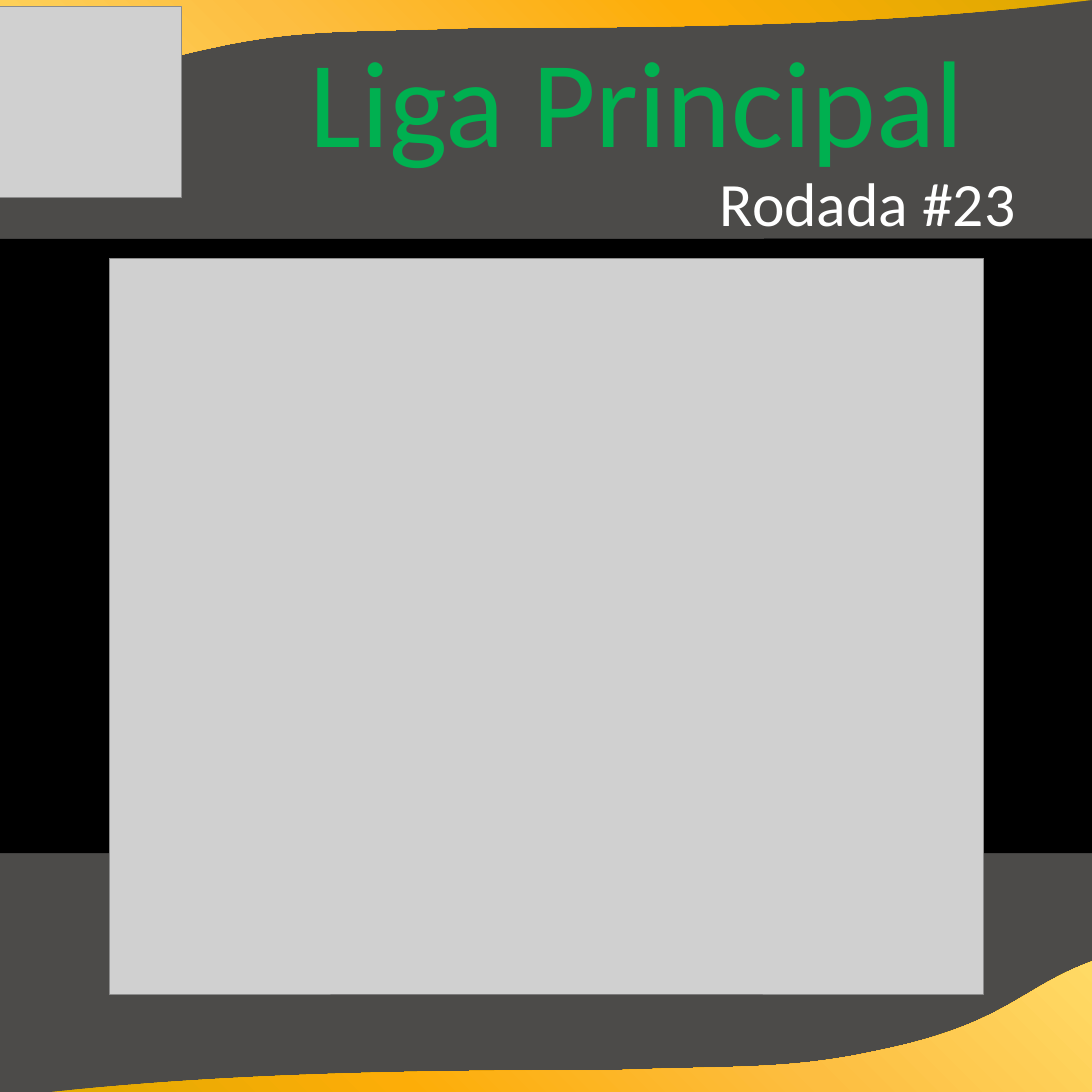
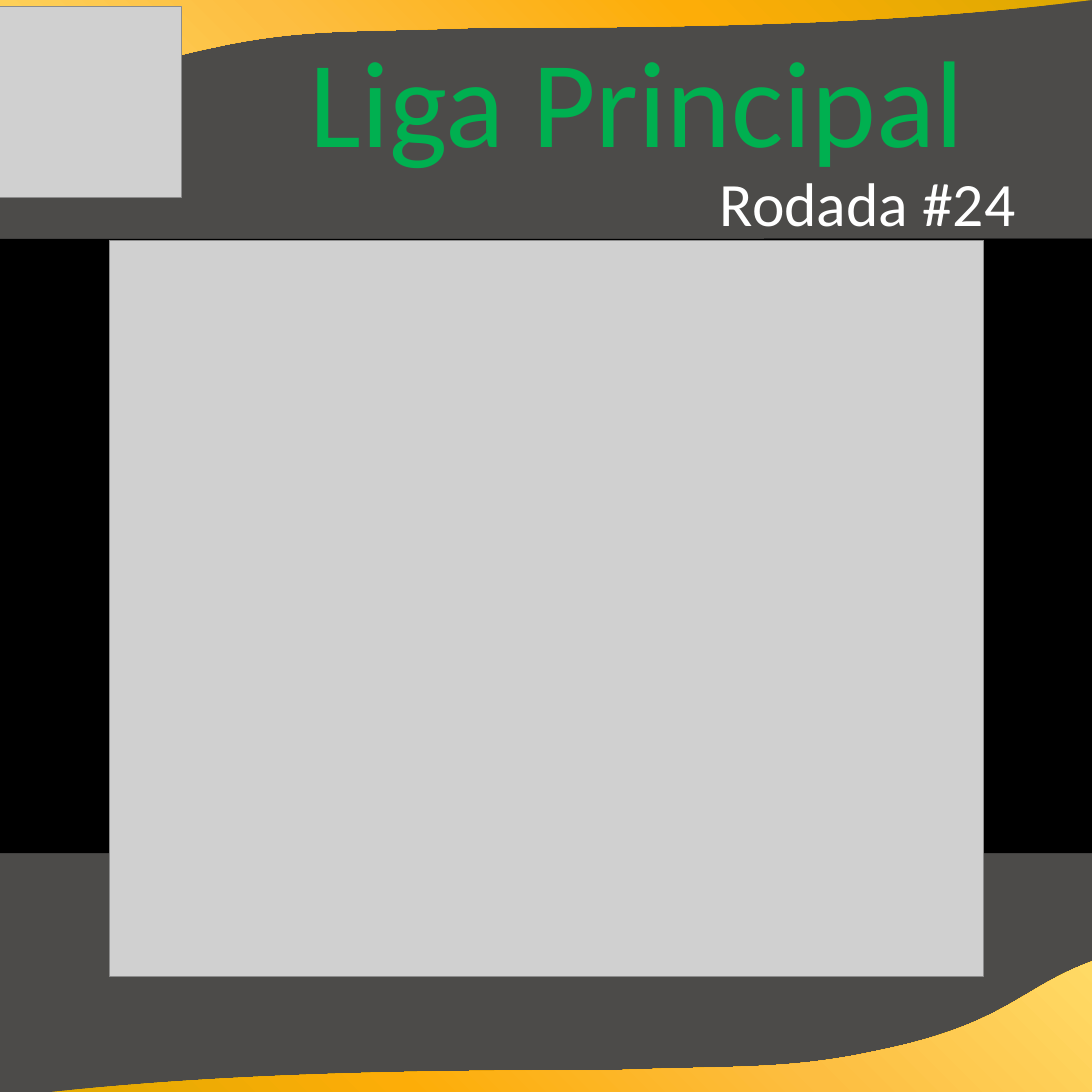
Before and after one commit to cknakayama/automacao_ligaroletarussa2021, a slide deck: slide 2 of Informativos.pptx. Drawn at 1092x1092 pixels with LibreOffice and Linux fonts; fonts in the diff are those of the drawing; grey boxes stand for pictures; background and template pictures are left out. Boxes give left, top, right and bottom in pixels: in the first picture for what was removed or moved away, otherwise in the second. Text is boxed around its words. In the diff, an @@ line names an element or a change of style, - is before the commit and + after.

Commit message:
rodada 24

```diff
--- a/Informativos.pptx
+++ b/Informativos.pptx
@@ text at box(720, 183, 1015, 241): text changed @@
-Rodada #23
+Rodada #24
@@ picture: place and size @@
-picture at box(110, 258, 984, 994)
+picture at box(110, 240, 984, 976)
```
Also in this commit, not shown: 3 other slides changed, 3 other files.
